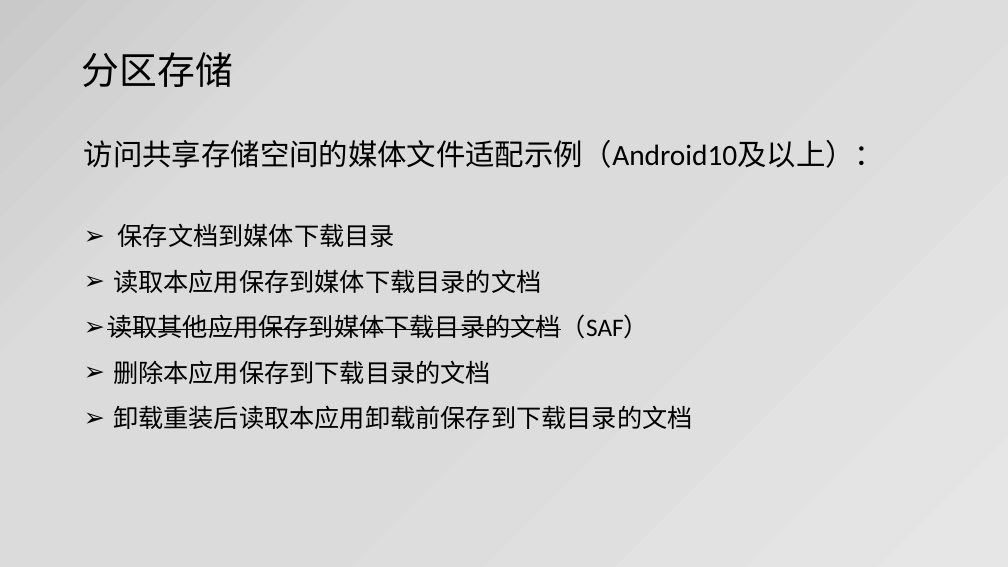
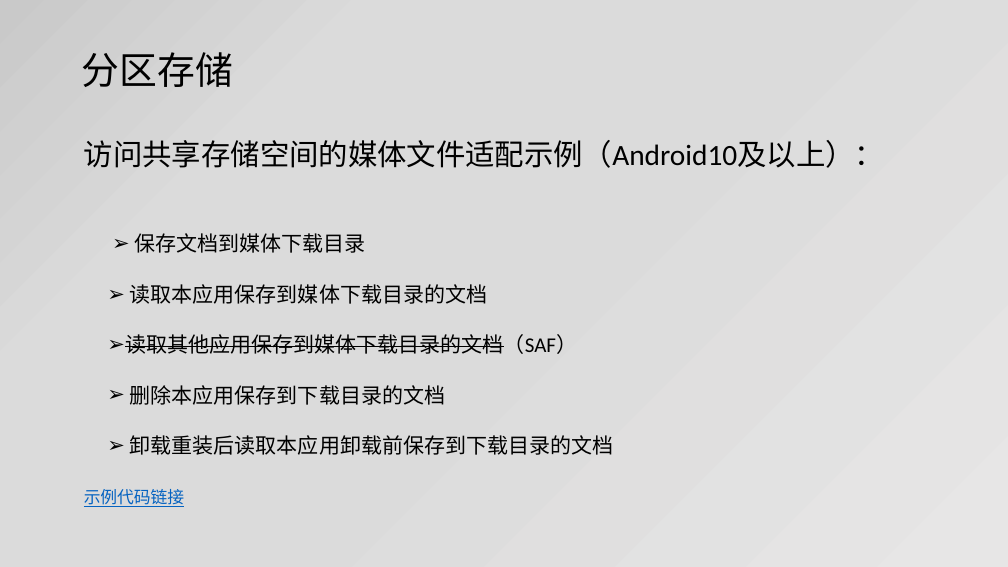
Before and after one commit to jianjunxiao/Adaptation, a slide deck: slide 11 of Android10、11适配.pptx. Drawn at 1008x567 pixels with LibreOffice and Linux fonts; fonts in the diff are those of the drawing. Boxes give left, top, right and bottom in pixels: in the first picture for what was removed or moved away, otherwise in the second. Text is boxed around its words. In the diff, an @@ line names an element or a change of style, - is before the commit and + after.

```diff
--- a/Android10、11适配.pptx
+++ b/Android10、11适配.pptx
@@ text at (x1=125, y1=233, x2=614, y2=455): size 24 to 20 pt; indent changed; line spacing 1.5 to 2 @@
@@ text at (x1=84, y1=489, x2=184, y2=507): paragraph added @@
+示例代码链接
```
Also in this commit, not shown: 10 other slides changed, 8 slides added, 1 slide removed, 8 other files.
